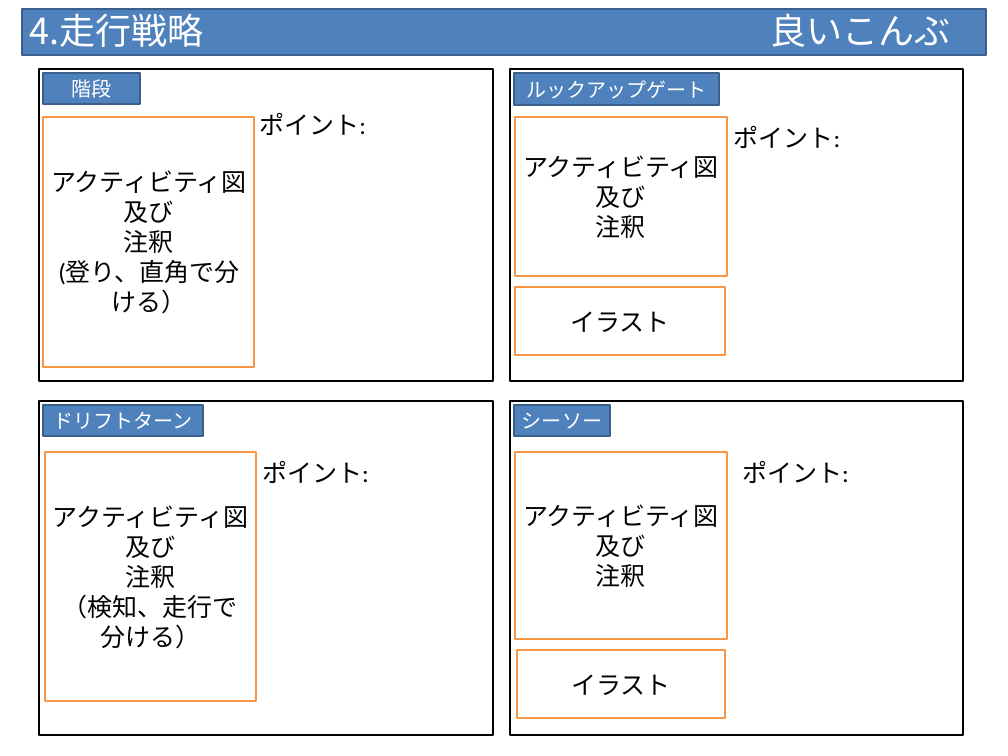
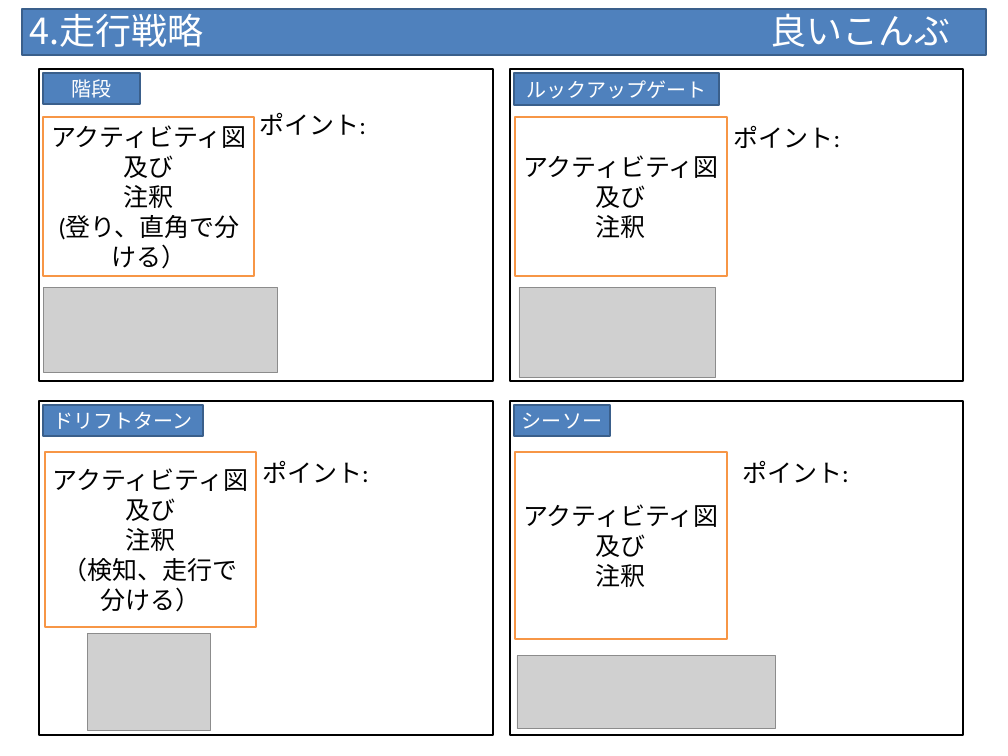
Before and after one commit to class-snct-rikitakelab/e-konbu2012, a slide deck: slide 2 of models/N_MURA.pptx. Drawn at 1008x756 pixels with LibreOffice and Linux fonts; fonts in the diff are those of the drawing; grey boxes stand for pictures. Boxes give left, top, right and bottom in pixels: in the first picture for what was removed or moved away, otherwise in the second. Text is boxed around its words. In the diff, an @@ line names an element or a change of style, - is before the commit and + after.

```diff
--- a/models/N_MURA.pptx
+++ b/models/N_MURA.pptx
@@ rectangle "アクティビティ図": place and size @@
-rectangle "アクティビティ図" at [43,117,254,366]
+rectangle "アクティビティ図" at [43,117,254,276]
@@ picture added at [43,287,278,372] @@
@@ rectangle removed at [516,287,725,355] @@
-イラスト
@@ picture added at [519,287,716,377] @@
@@ rectangle "アクティビティ図": place and size @@
-rectangle "アクティビティ図" at [45,451,256,701]
+rectangle "アクティビティ図" at [45,451,256,627]
@@ picture added at [87,633,210,730] @@
@@ rectangle removed at [517,650,725,718] @@
-イラスト
@@ picture added at [517,656,775,729] @@
```
Also in this commit, not shown: 8 other files.
